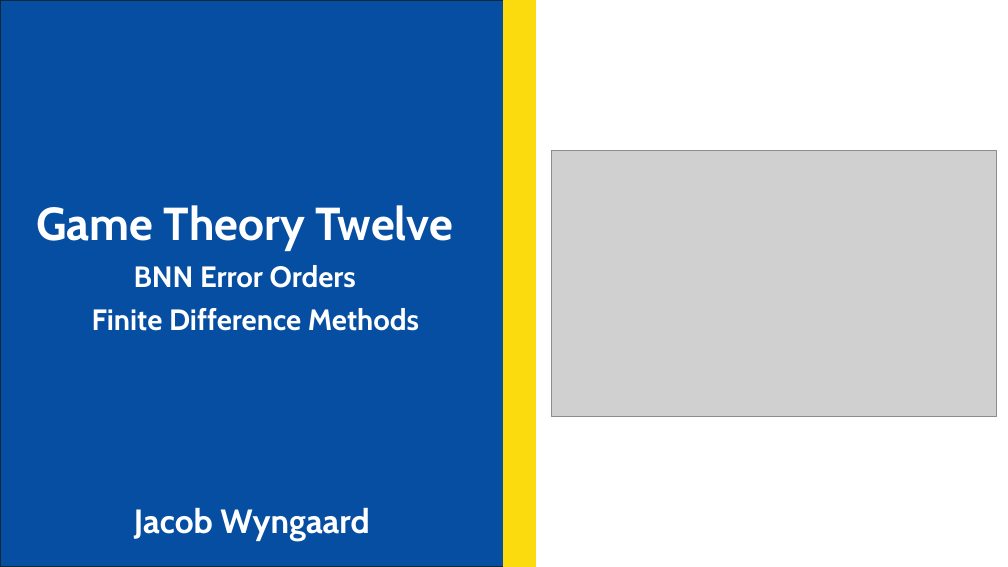
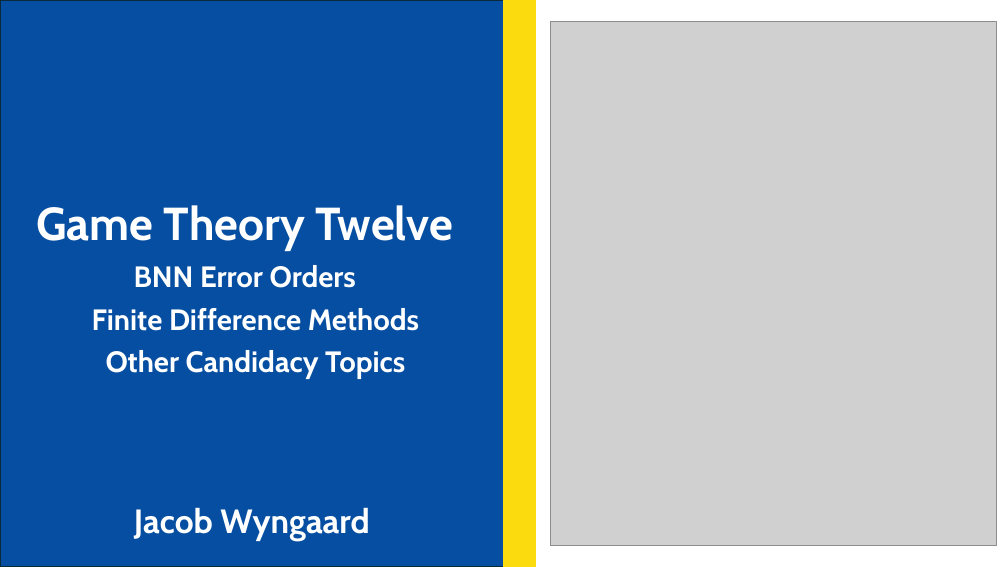
Before and after one commit to JakeCisc210/Candidacy, a slide deck: slide 1 of Reading Course/Presentations/Game Theory Twelve.pptx. Drawn at 1008x567 pixels with LibreOffice and Linux fonts; fonts in the diff are those of the drawing; grey boxes stand for pictures. Boxes give left, top, right and bottom in pixels: in the first picture for what was removed or moved away, otherwise in the second. Text is boxed around its words. In the diff, an @@ line names an element or a change of style, - is before the commit and + after.

```diff
--- a/Reading Course/Presentations/Game Theory Twelve.pptx
+++ b/Reading Course/Presentations/Game Theory Twelve.pptx
@@ picture: place and size @@
-picture at [552, 150, 997, 417]
+picture at [551, 21, 996, 546]
@@ text added at [106, 350, 405, 379], 28 pt, text #FFFFFF, bold @@
+Other Candidacy Topics
```
Also in this commit, not shown: 1 other slide changed, 8 slides added, 1 slide removed, 1 other file.
